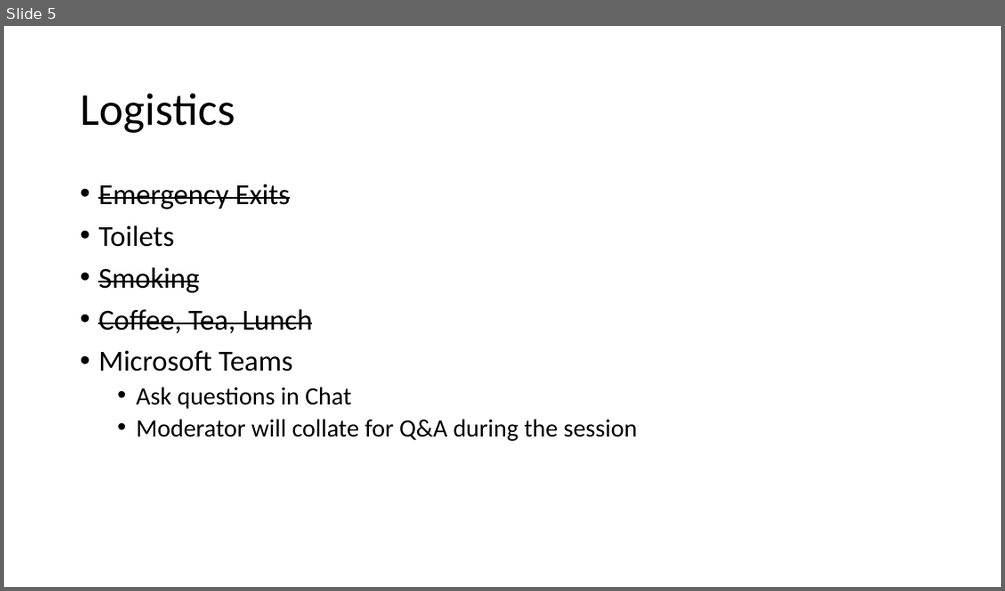
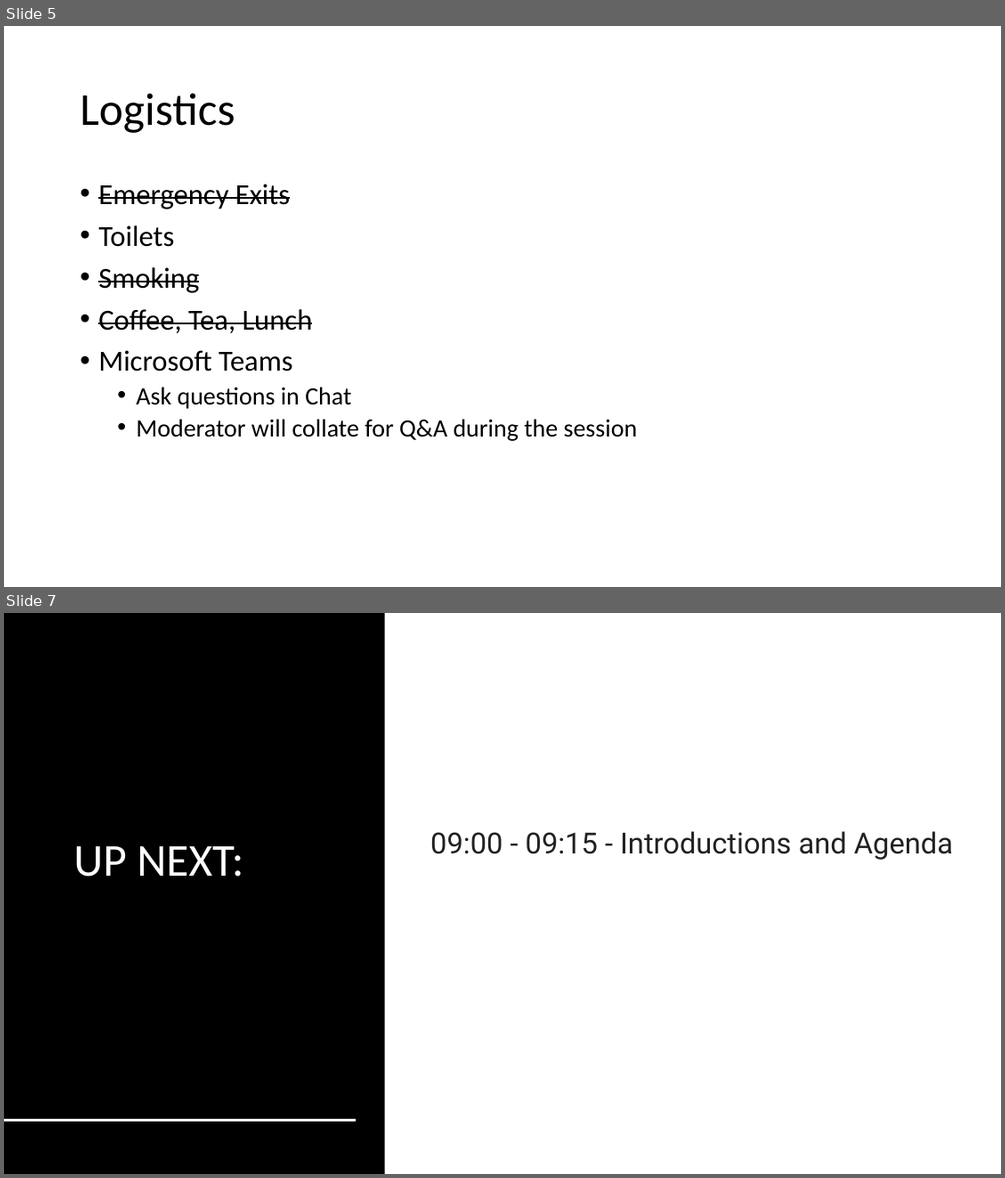
Before and after one commit to nicolasblank/cloudfridays, a slide deck: content/DEVOPS, SRE, Azure Boards/0. Introduction.pptx. Shown one above the other, each under a label of ours: slide 5 before the commit, slides 5 and 7 after it; the slides between them are not shown. The pictures are 1005x591 and 1005x1178 pixels, drawn with LibreOffice and Linux fonts; fonts in the diff are those of the drawing; background and template pictures are left out. Boxes give left, top, right and bottom in pixels: in the first picture for what was removed or moved away, otherwise in the second. Text is boxed around its words. In the diff, an @@ line names an element or a change of style, - is before the commit and + after.

Commit message:
Updated with Cloud Friday Intro

```diff
--- a/content/DEVOPS, SRE, Azure Boards/0. Introduction.pptx
+++ b/content/DEVOPS, SRE, Azure Boards/0. Introduction.pptx
@@ slide 7 added at [4,613,1001,1174], background picture (left out) @@
@@ rectangle added at [4,613,385,1174], fill #000000 @@
@@ title added at [73,846,243,876], 44 pt, text #FFFFFF @@
+UP NEXT:
@@ text added at [430,831,953,860], 28 pt, text #212121 @@
+09:00 - 09:15 - Introductions and Agenda
@@ line added from (4, 1120) to (356, 1120), #FFFFFF 2 pt @@
```
Also in this commit, not shown: 1 slide changed, 1 other slide added, 1 other file.
